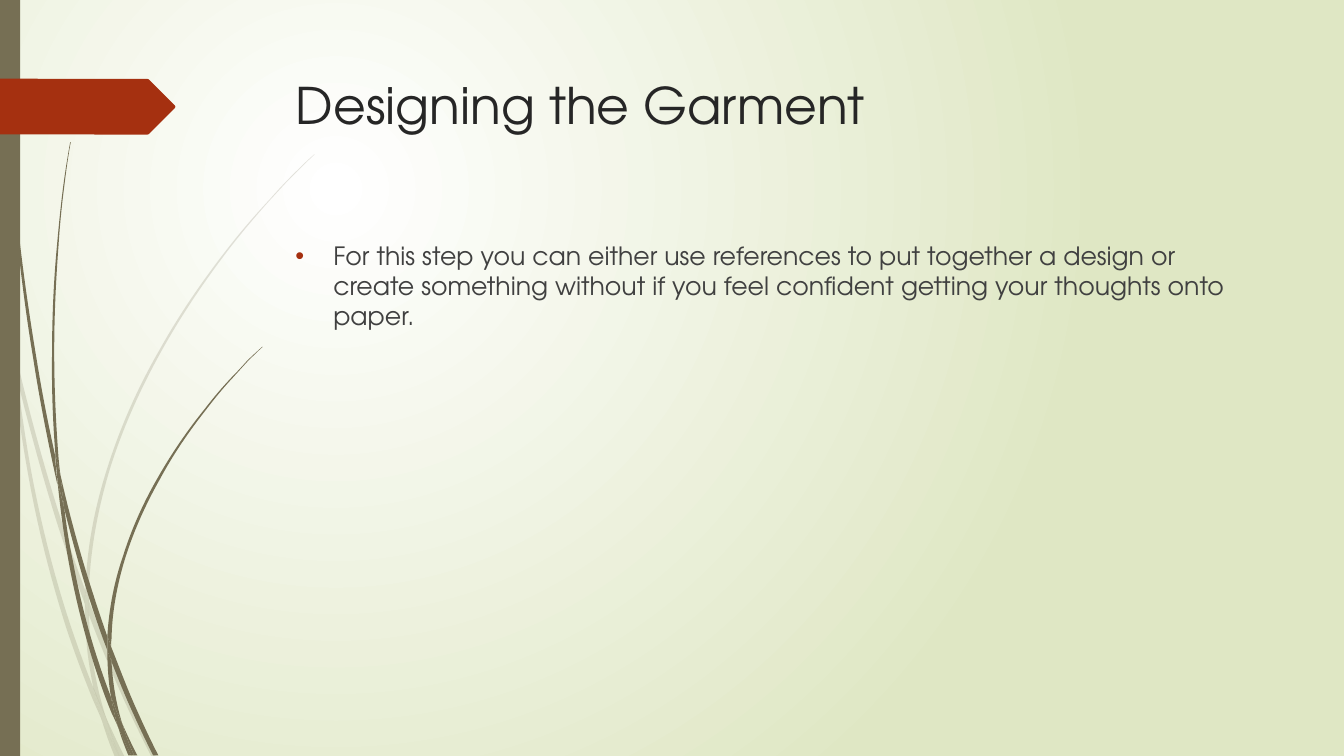
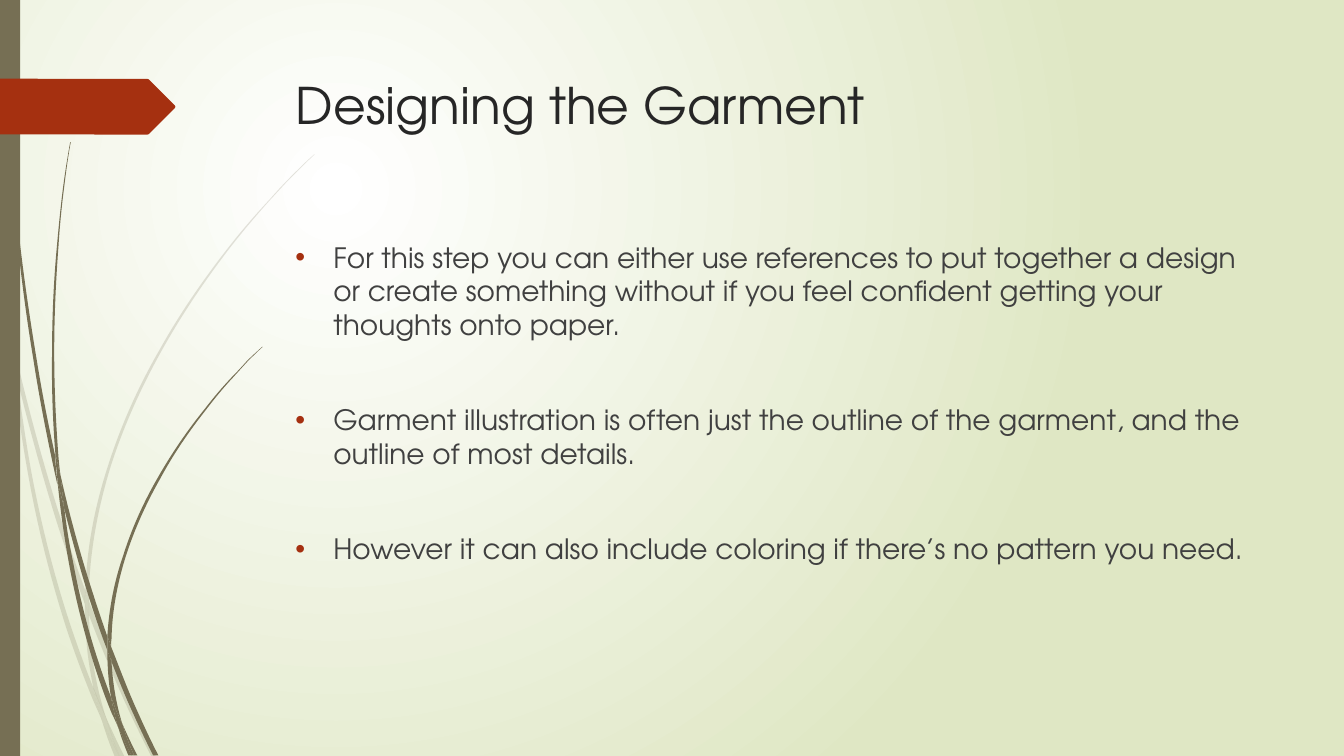
Before and after one commit to SammyKipp/FashionDesignCurriculum, a slide deck: slide 3 of Unit 1 - Figure Drawing and Illustration/Lesson 1.2.pptx. Drawn at 1344x756 pixels with LibreOffice and Linux fonts; fonts in the diff are those of the drawing. Boxes give left, top, right and bottom in pixels: in the first picture for what was removed or moved away, otherwise in the second. Text is boxed around its words. In the diff, an @@ line names an element or a change of style, - is before the commit and + after.

```diff
--- a/Unit 1 - Figure Drawing and Illustration/Lesson 1.2.pptx
+++ b/Unit 1 - Figure Drawing and Illustration/Lesson 1.2.pptx
@@ text at (x1=333, y1=247, x2=1236, y2=341): size 18 to 20 pt in "For this step you can either use ..." @@
@@ text at (x1=333, y1=409, x2=1242, y2=565): paragraphs added @@
+• Garment illustration is often just the outline of the garment, and the outline of most details.
+• However it can also include coloring if there’s no pattern you need.
```
Also in this commit, not shown: 5 slides added, 7 slides removed, 1 other file.
